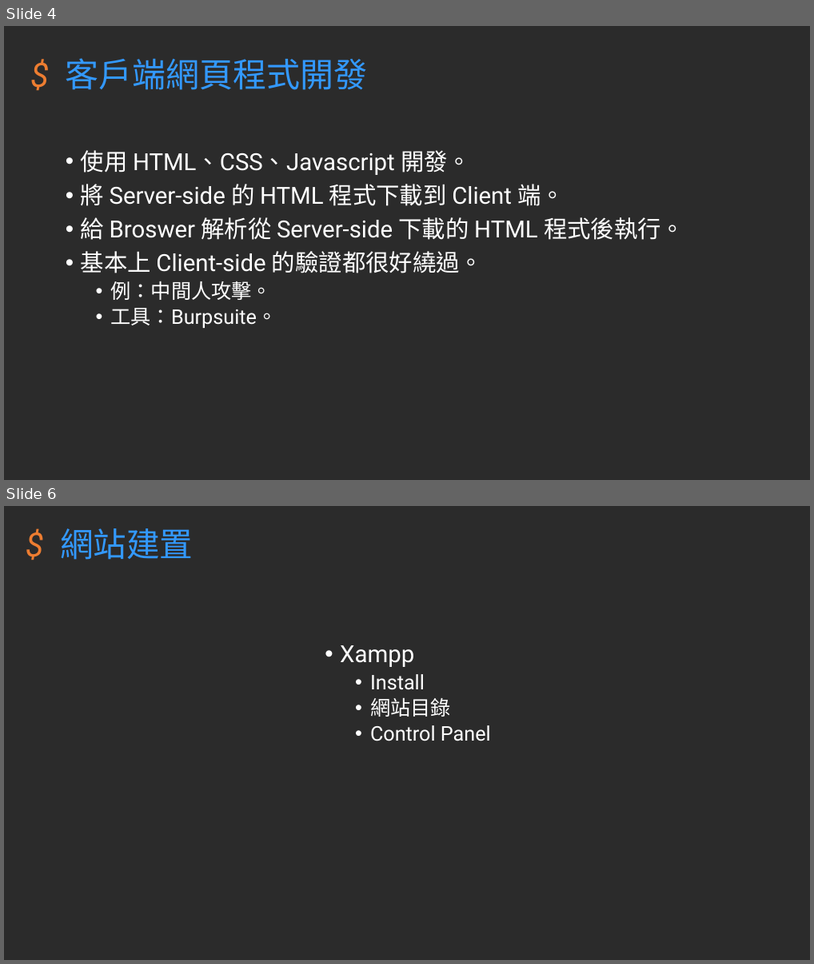
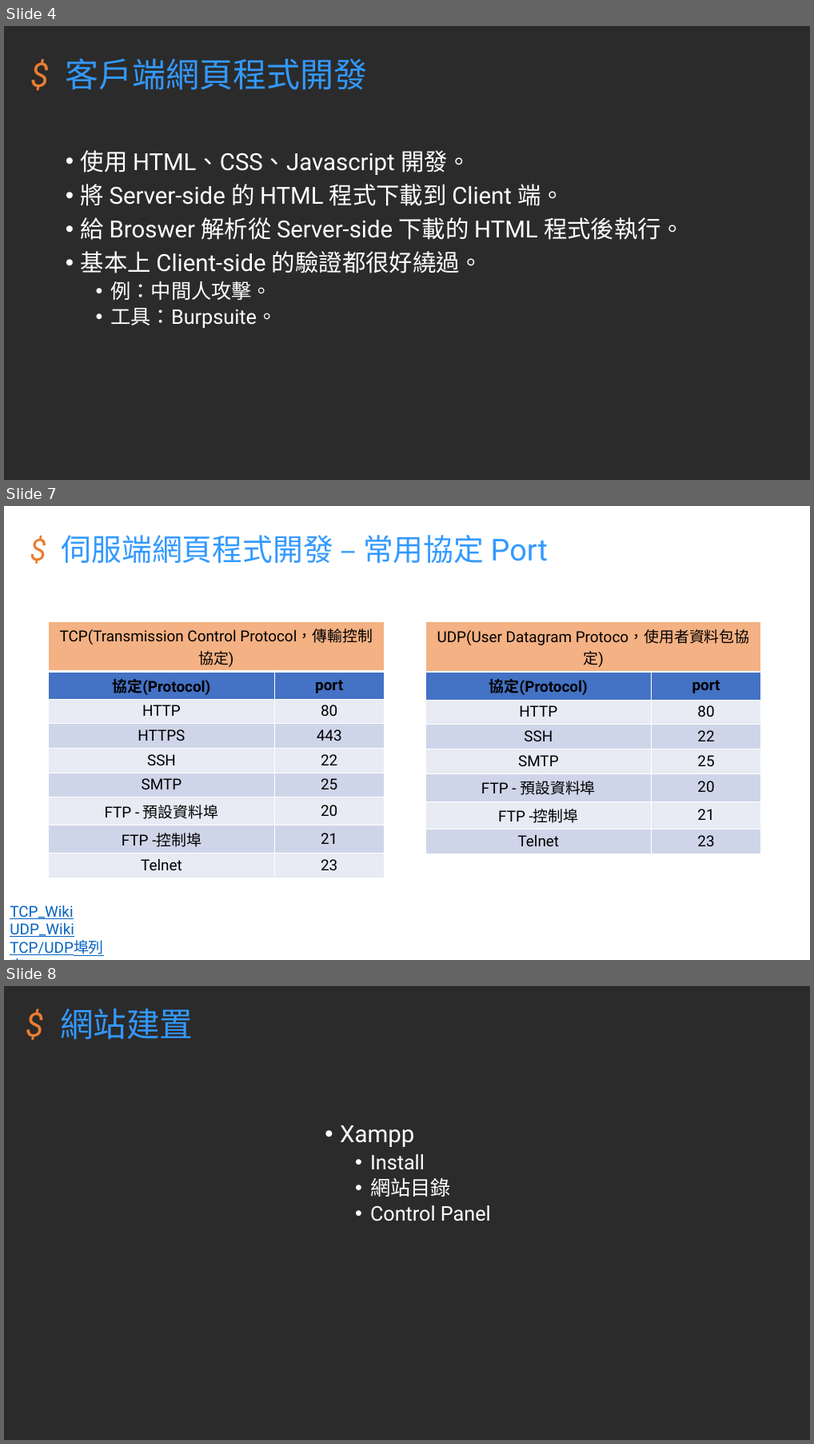
Before and after one commit to hehank/KSU_Class, a slide deck: Web/報告/網站開發技術_期末報告.pptm. Shown one above the other, each under a label of ours: slides 4 and 6 before the commit, slides 4, 7 and 8 after it; the slides between them are not shown. The pictures are 814x964 and 814x1444 pixels, drawn with LibreOffice and Linux fonts; fonts in the diff are those of the drawing; background and template pictures are left out; a plain dark background stands for a picture behind light text. Boxes give left, top, right and bottom in pixels: in the first picture for what was removed or moved away, otherwise in the second. Text is boxed around its words. In the diff, an @@ line names an element or a change of style, - is before the commit and + after.

```diff
--- a/Web/報告/網站開發技術_期末報告.pptm
+++ b/Web/報告/網站開發技術_期末報告.pptm
@@ slide 7 added at <box>4,506,810,960</box>, background picture (left out) @@
@@ title added at <box>62,535,548,563</box>, 36 pt, text #3399FF @@
+$ 伺服端網頁程式開發 – 常用協定 Port
@@ table added at <box>49,621,385,873</box>, 9 rows, 2 columns @@
+TCP(Transmission Control Protocol，傳輸控制協定) | 
+協定(Protocol) | port
+HTTP | 80
+HTTPS | 443
+SSH | 22
+SMTP | 25
+FTP - 預設資料埠 | 20
+FTP -控制埠 | 21
+Telnet | 23
@@ table added at <box>426,622,762,849</box>, 8 rows, 2 columns @@
+UDP(User Datagram Protoco，使用者資料包協定) | 
+協定(Protocol) | port
+HTTP | 80
+SSH | 22
+SMTP | 25
+FTP - 預設資料埠 | 20
+FTP -控制埠 | 21
+Telnet | 23
@@ text added at <box>10,904,103,956</box>, 18 pt, text #0563C1, underline @@
+TCP_Wiki
+UDP_Wiki
+TCP/UDP埠列表
@@ what was slide 6 is now slide 8 @@
```
Also in this commit, not shown: 1 slide changed, 1 other slide added, 6 other files.
